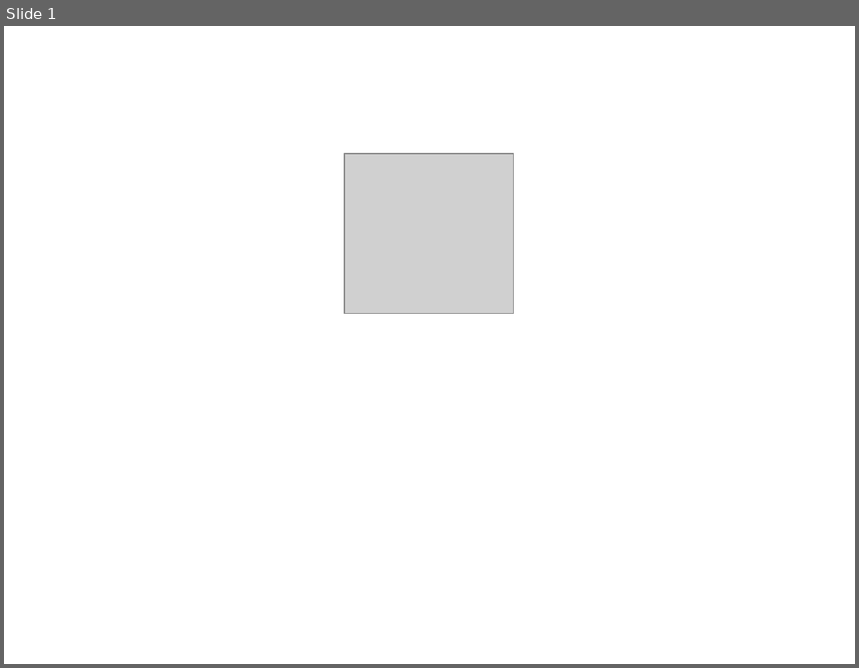
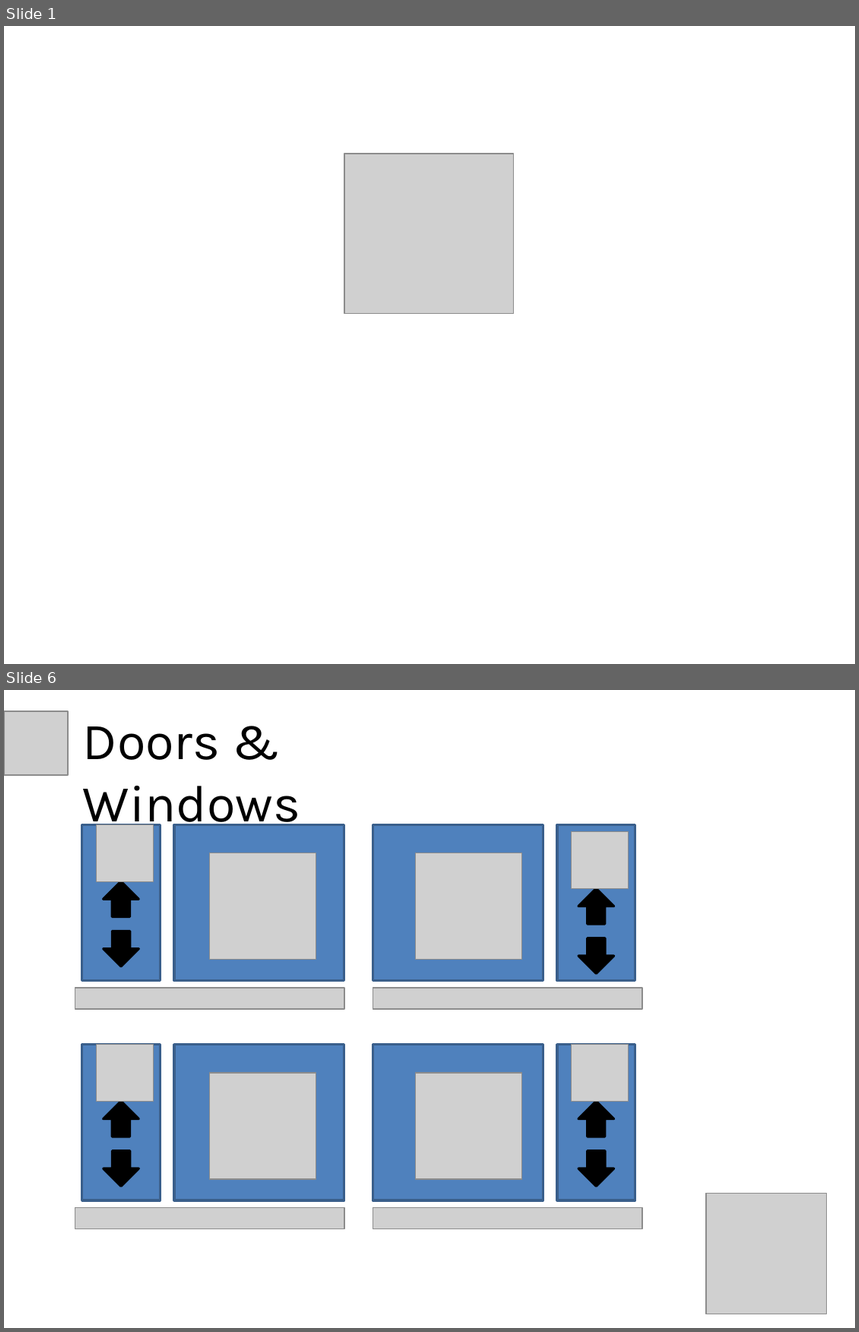
Before and after one commit to TeamCats/Docs, a slide deck: Mockup.pptx. Shown one above the other, each under a label of ours: slide 1 before the commit, slides 1 and 6 after it; the slides between them are not shown. The pictures are 859x668 and 859x1332 pixels, drawn with LibreOffice and Linux fonts; fonts in the diff are those of the drawing; grey boxes stand for pictures. Boxes give left, top, right and bottom in pixels: in the first picture for what was removed or moved away, otherwise in the second. Text is boxed around its words. In the diff, an @@ line names an element or a change of style, - is before the commit and + after.

```diff
--- a/Mockup.pptx
+++ b/Mockup.pptx
@@ slide 6 added at box(4, 690, 855, 1328), background #FFFFFF @@
@@ picture added at box(4, 711, 68, 775) @@
@@ text added at box(83, 726, 300, 834), 44 pt, text #000000 @@
+Doors & Windows
@@ rectangle added at box(82, 825, 161, 980), fill #4F81BD, outline #3A5F8C 2 pt @@
@@ picture added at box(96, 825, 153, 882) @@
@@ rectangle added at box(174, 825, 344, 980), fill #4F81BD, outline #3A5F8C 2 pt @@
@@ rectangle added at box(373, 825, 543, 980), fill #4F81BD, outline #3A5F8C 2 pt @@
@@ rectangle added at box(557, 825, 636, 980), fill #4F81BD, outline #3A5F8C 2 pt @@
@@ picture added at box(572, 832, 629, 889) @@
@@ picture added at box(210, 853, 316, 960) @@
@@ picture added at box(415, 853, 522, 960) @@
@@ up arrow added at box(104, 882, 139, 917), fill #000000, outline #000000 2 pt @@
@@ up arrow added at box(579, 888, 614, 924), fill #000000, outline #000000 2 pt @@
@@ up arrow added at box(104, 931, 139, 967), fill #000000, outline #000000 2 pt @@
@@ up arrow added at box(579, 939, 614, 974), fill #000000, outline #000000 2 pt @@
@@ picture added at box(75, 988, 344, 1009) @@
@@ picture added at box(373, 988, 642, 1009) @@
@@ rectangle added at box(82, 1045, 161, 1201), fill #4F81BD, outline #3A5F8C 2 pt @@
@@ picture added at box(96, 1045, 153, 1102) @@
@@ rectangle added at box(174, 1045, 344, 1201), fill #4F81BD, outline #3A5F8C 2 pt @@
@@ rectangle added at box(373, 1045, 543, 1201), fill #4F81BD, outline #3A5F8C 2 pt @@
@@ rectangle added at box(557, 1045, 636, 1201), fill #4F81BD, outline #3A5F8C 2 pt @@
@@ picture added at box(572, 1045, 629, 1102) @@
@@ picture added at box(210, 1073, 316, 1179) @@
@@ picture added at box(415, 1073, 522, 1179) @@
@@ up arrow added at box(104, 1101, 139, 1137), fill #000000, outline #000000 2 pt @@
@@ up arrow added at box(579, 1101, 614, 1137), fill #000000, outline #000000 2 pt @@
@@ up arrow added at box(104, 1151, 139, 1187), fill #000000, outline #000000 2 pt @@
@@ up arrow added at box(579, 1151, 614, 1187), fill #000000, outline #000000 2 pt @@
@@ picture added at box(75, 1208, 344, 1229) @@
@@ picture added at box(373, 1208, 642, 1229) @@
@@ picture added at box(706, 1194, 827, 1315) @@
```
Also in this commit, not shown: 3 slides changed, 2 other slides added.
